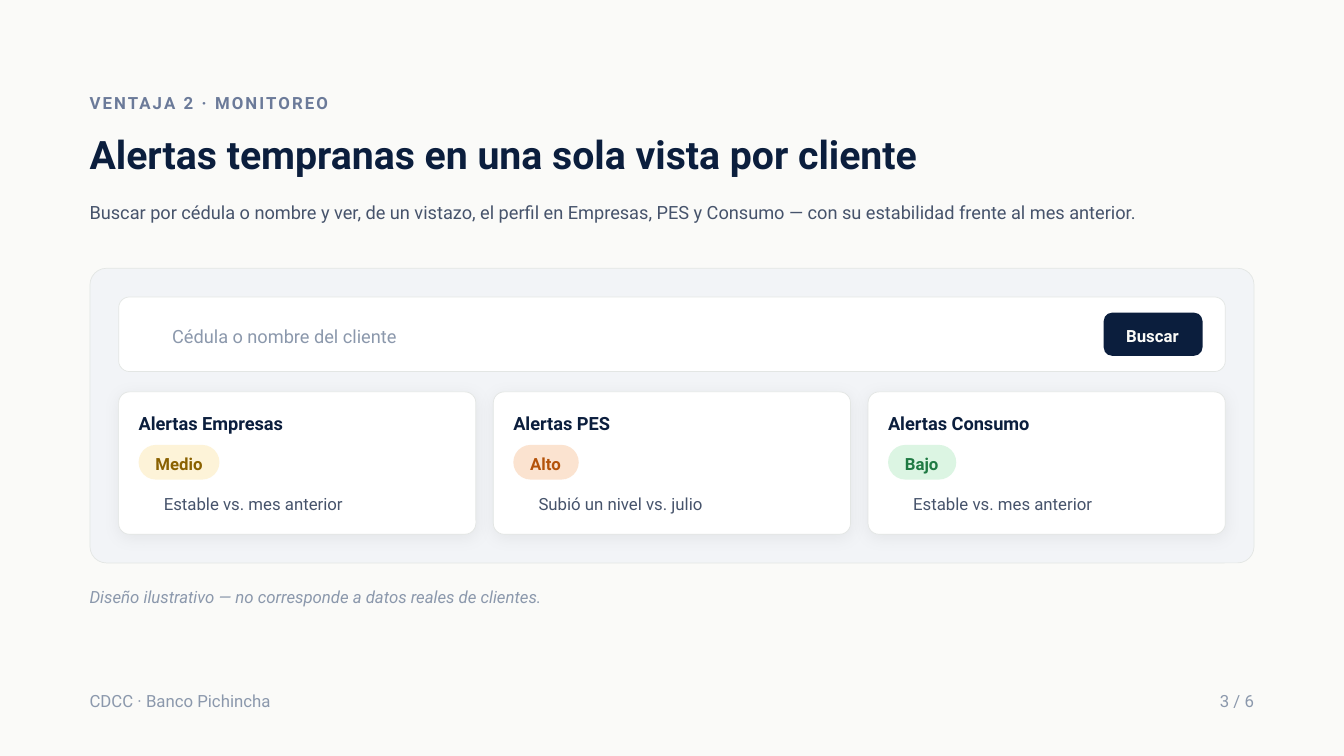
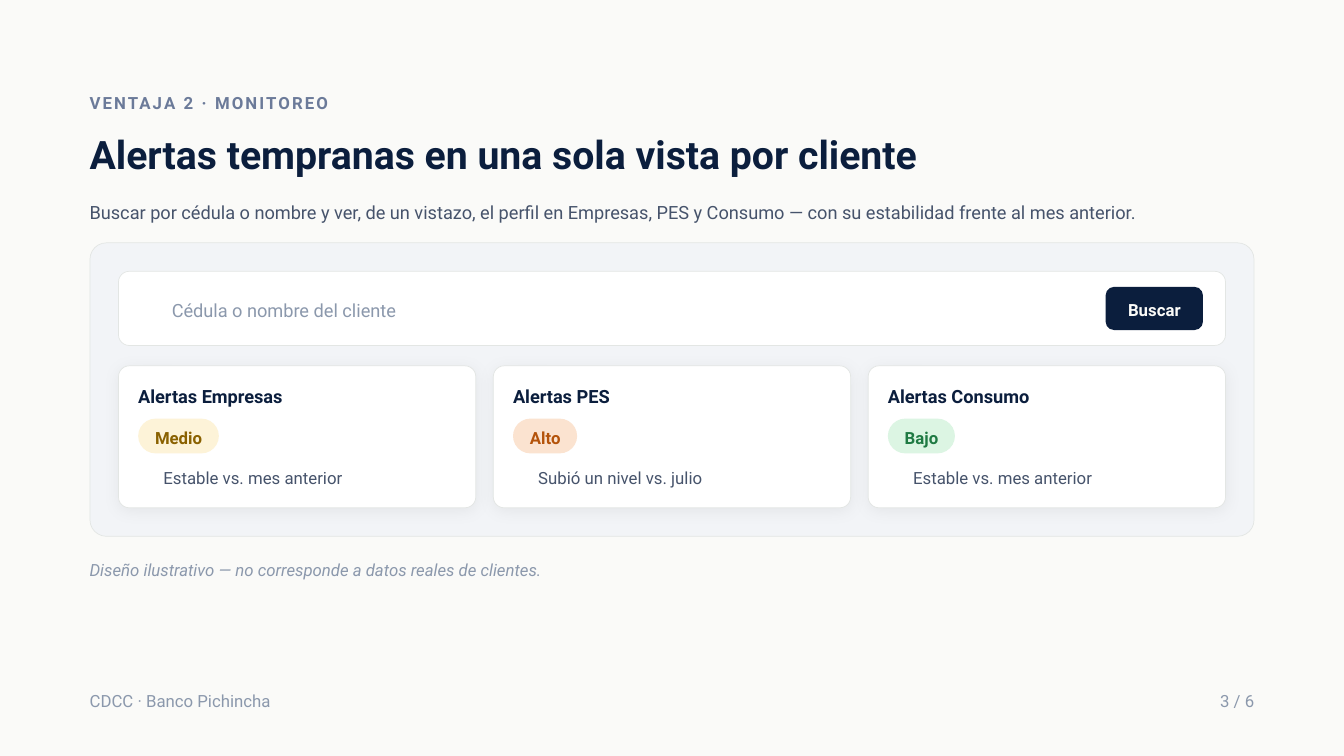
Before and after one commit to cdcarrion/cut_alrt_cons, a slide deck: slide 3 of IA en Nuestros Procesos — CDCC.pptx. Drawn at 1344x756 pixels with LibreOffice and Linux fonts; fonts in the diff are those of the drawing; background and template pictures are left out. Boxes give left, top, right and bottom in pixels: in the first picture for what was removed or moved away, otherwise in the second. Text is boxed around its words. In the diff, an @@ line names an element or a change of style, - is before the commit and + after.

```diff
--- a/IA en Nuestros Procesos — CDCC.pptx
+++ b/IA en Nuestros Procesos — CDCC.pptx
@@ rounded rectangle at (x1=119, y1=271, x2=1226, y2=346): proportions changed @@
@@ text "Cédula o nombre del cliente" moved from (x1=172, y1=329, x2=397, y2=343) to (x1=172, y1=303, x2=396, y2=317) @@
@@ 11 texts, 9 rounded rectangles moved together from (x1=90, y1=268, x2=1254, y2=606) to (x1=90, y1=243, x2=1254, y2=579) @@
```
Also in this commit, not shown: 4 other slides changed, 1 slide added, 1 slide removed.
